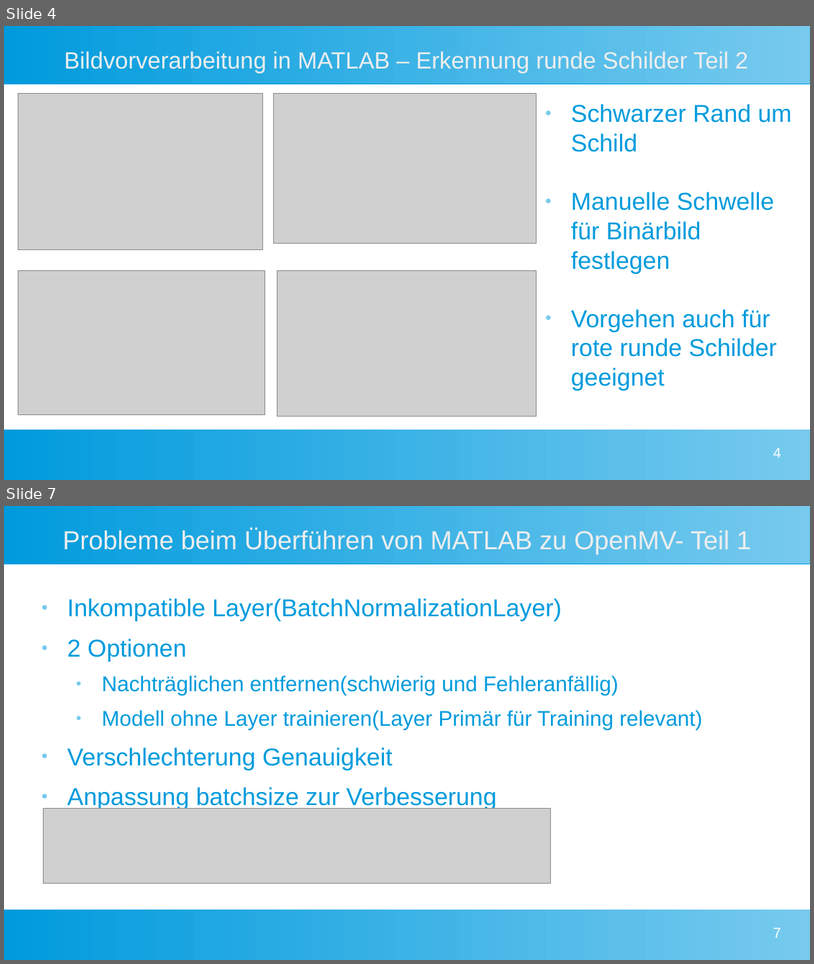
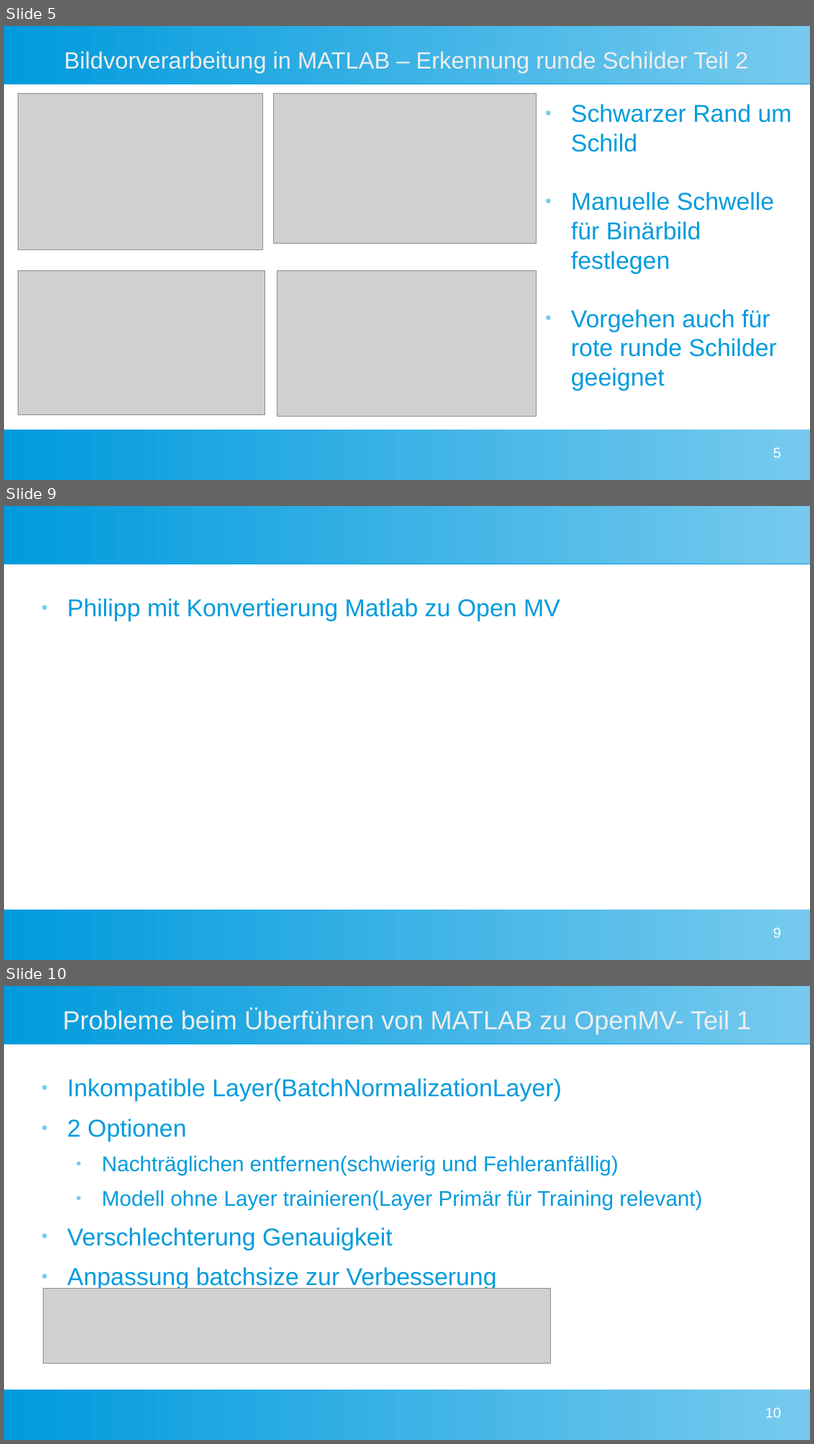
Before and after one commit to Commander-Philip/the-machine-learning-brick, a slide deck: docs/Präsentation.odp. Shown one above the other, each under a label of ours: slides 4 and 7 before the commit, slides 5, 9 and 10 after it; the slides between them are not shown. The pictures are 814x964 and 814x1444 pixels, drawn with LibreOffice and Linux fonts; fonts in the diff are those of the drawing; grey boxes stand for pictures. Boxes give left, top, right and bottom in pixels: in the first picture for what was removed or moved away, otherwise in the second. Text is boxed around its words. In the diff, an @@ line names an element or a change of style, - is before the commit and + after.

```diff
--- a/docs/Präsentation.odp
+++ b/docs/Präsentation.odp
@@ slide 9 added at (4,506,810,960), background #FFFFFF; not listed: 2 template elements that a slide beside it also shows @@
@@ text added at (67,598,561,621), 24 pt, text #009BDD @@
+● Philipp mit Konvertierung Matlab zu Open MV
@@ page number added at (774,927,782,937), 14 pt, text #FFFFFF @@
+9
@@ what was slide 4 is now slide 5 @@
@@ page number at (774,447,782,457): text changed @@
-4
+5
@@ what was slide 7 is now slide 10 @@
@@ page number at (766,1407,782,1417): text changed @@
-7
+10
```
Also in this commit, not shown: 3 slides changed, 2 other slides added.
